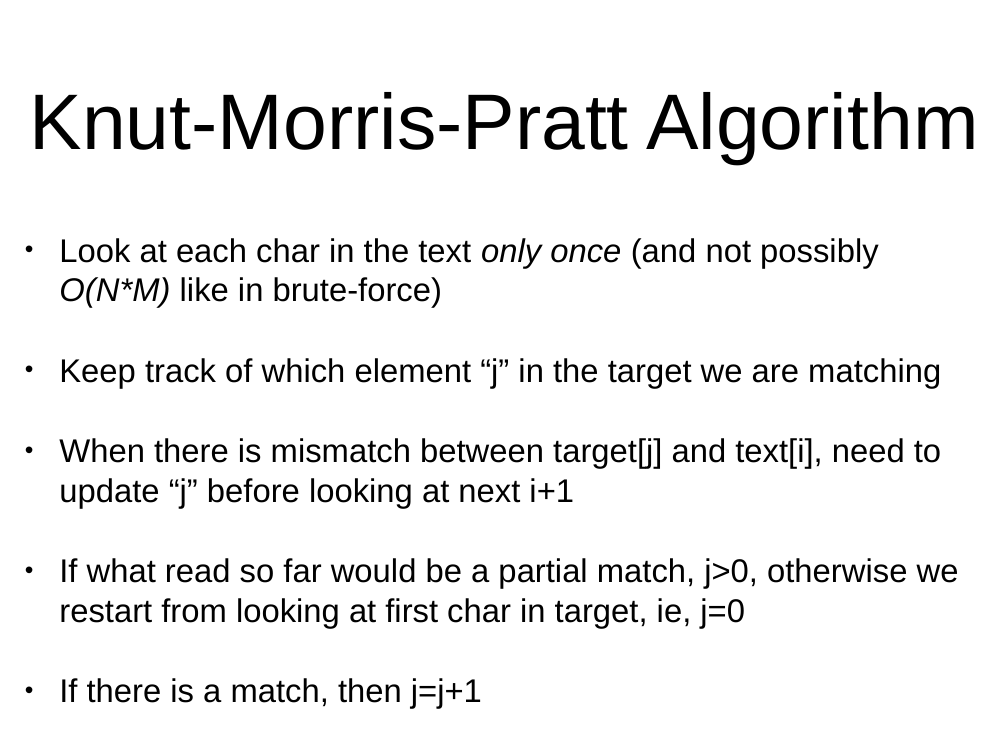
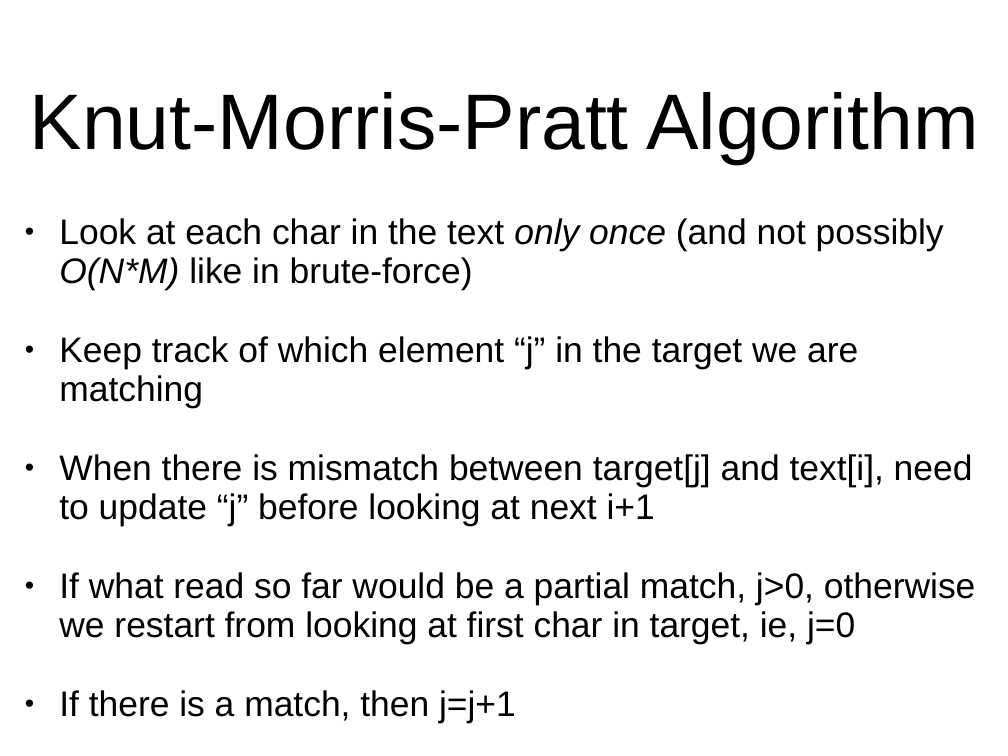
Before and after one commit to arcuri82/algorithms, a slide deck: slide 10 of docs/slides/09/09_regex.pptx. Drawn at 1008x756 pixels with LibreOffice and Linux fonts; fonts in the diff are those of the drawing. Boxes give left, top, right and bottom in pixels: in the first picture for what was removed or moved away, otherwise in the second. Text is boxed around its words. In the diff, an @@ line names an element or a change of style, - is before the commit and + after.

```diff
--- a/docs/slides/09/09_regex.pptx
+++ b/docs/slides/09/09_regex.pptx
@@ text "Look at each char in ..." at (59, 218, 976, 724): size 33.3 to 36 pt; line spacing 1 to 0.9 @@
```
Also in this commit, not shown: 5 other slides changed, 22 other files.
